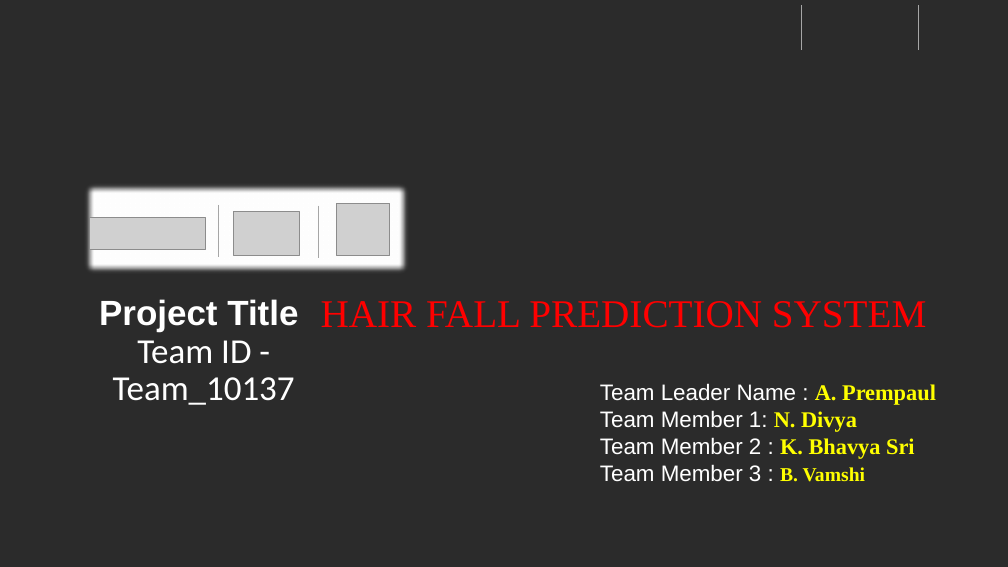
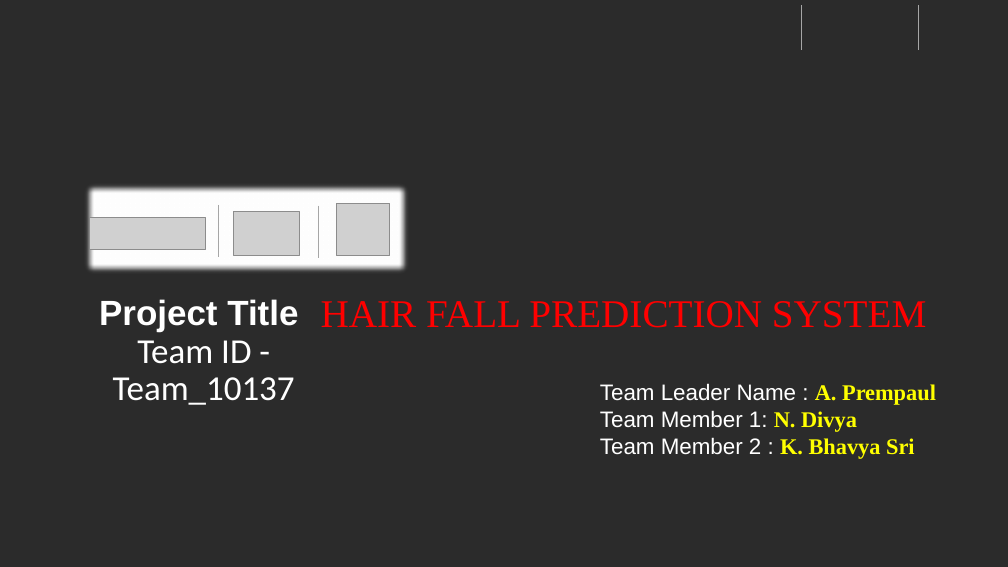
Before and after one commit to PremPaul123/Hair_Fall_Prediction_System, a slide deck: slide 1 of Innovation_Marathon_Presentation.pptx. Drawn at 1008x567 pixels with LibreOffice and Linux fonts; fonts in the diff are those of the drawing; grey boxes stand for pictures; background and template pictures are left out; a plain dark background stands for a picture behind light text. Boxes give left, top, right and bottom in pixels: in the first picture for what was removed or moved away, otherwise in the second. Text is boxed around its words. In the diff, an @@ line names an element or a change of style, - is before the commit and + after.

```diff
--- a/Innovation_Marathon_Presentation.pptx
+++ b/Innovation_Marathon_Presentation.pptx
@@ text at [600,464,866,482]: paragraph removed @@
-Team Member 3 : B. Vamshi
```
Also in this commit, not shown: 1 other slide changed, 2 other files.
